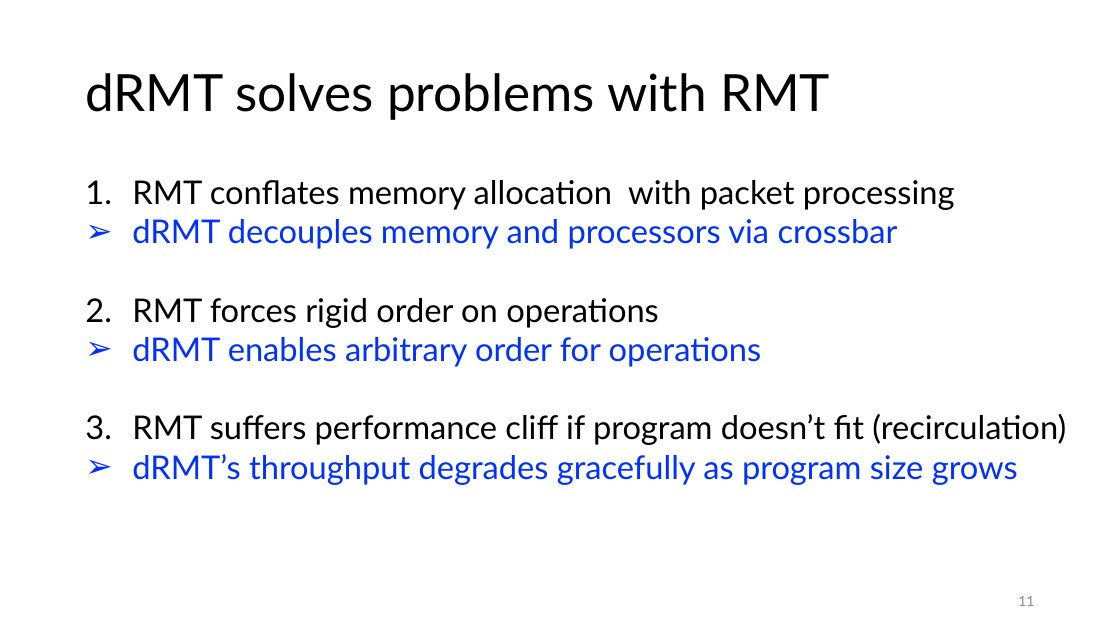
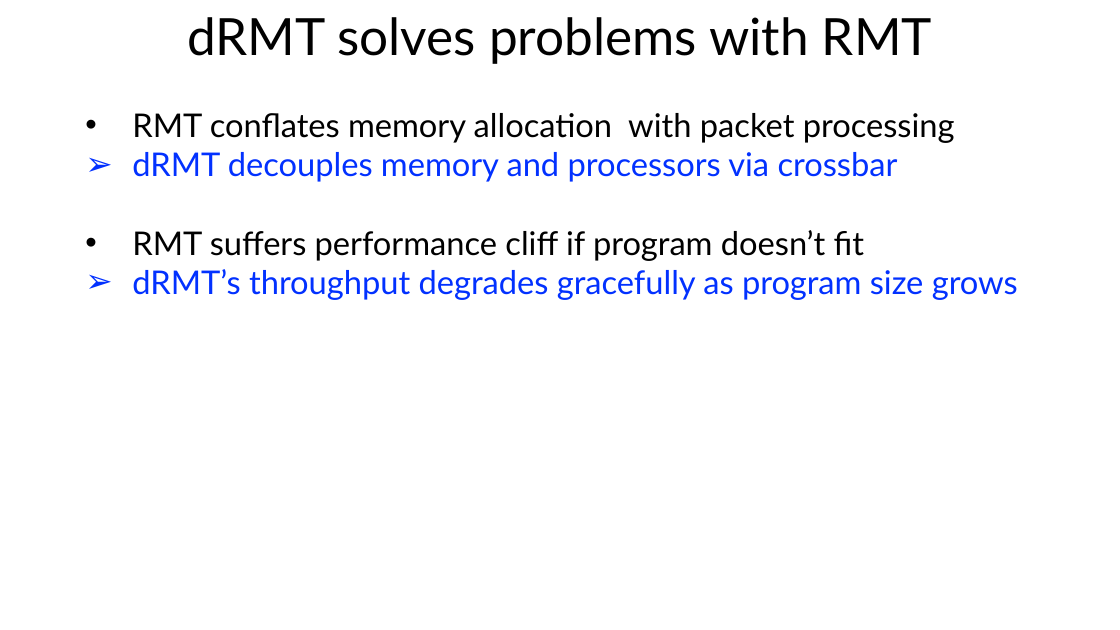
Before and after one commit to anirudhSK/drmt_talk, a slide deck: slide 11 of drmt_sigcomm.pptx. Drawn at 1120x630 pixels with LibreOffice and Linux fonts; fonts in the diff are those of the drawing. Boxes give left, top, right and bottom in pixels: in the first picture for what was removed or moved away, otherwise in the second. Text is boxed around its words. In the diff, an @@ line names an element or a change of style, - is before the commit and + after.

```diff
--- a/drmt_sigcomm.pptx
+++ b/drmt_sigcomm.pptx
@@ title "dRMT solves problems with RMT": place and size @@
-title "dRMT solves problems with RMT" at (85,73,830,120)
+title "dRMT solves problems with RMT" at (187,17,932,64)
@@ title "dRMT solves problems with RMT" at (187,17,932,64): alignment left to centre @@
@@ text "RMT conflates memory allocation with ...": place and size @@
-text "RMT conflates memory allocation with ..." at (132,180,1066,485)
+text "RMT conflates memory allocation with ..." at (132,113,1018,300)
@@ text at (132,113,955,143): bullet 1. to • @@
@@ text at (132,230,864,261): text changed @@
-2. RMT forces rigid order on operations
-➢ dRMT enables arbitrary order for operations
-3. RMT suffers performance cliff if program doesn’t fit (recirculation)
+• RMT suffers performance cliff if program doesn’t fit
@@ page number removed at (1018,596,1034,606) @@
-11
```
Also in this commit, not shown: 34 other slides changed, 1 slide added, 2 slides removed.
